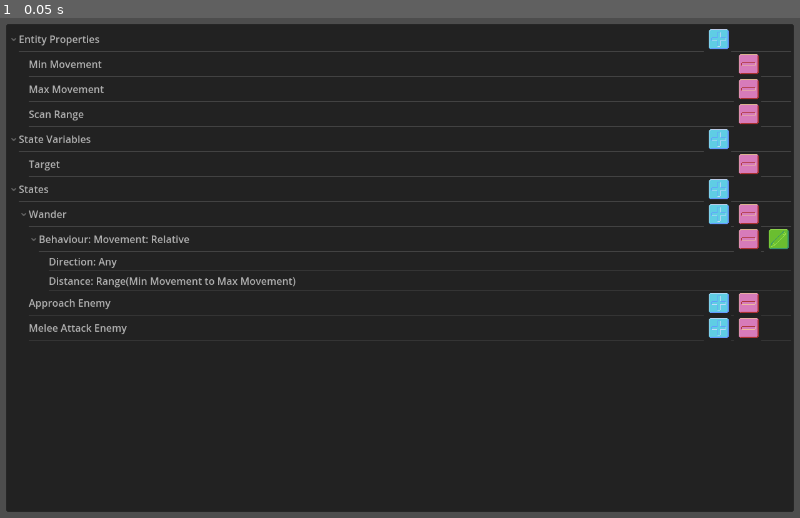
Above: before the commit, frame 1.
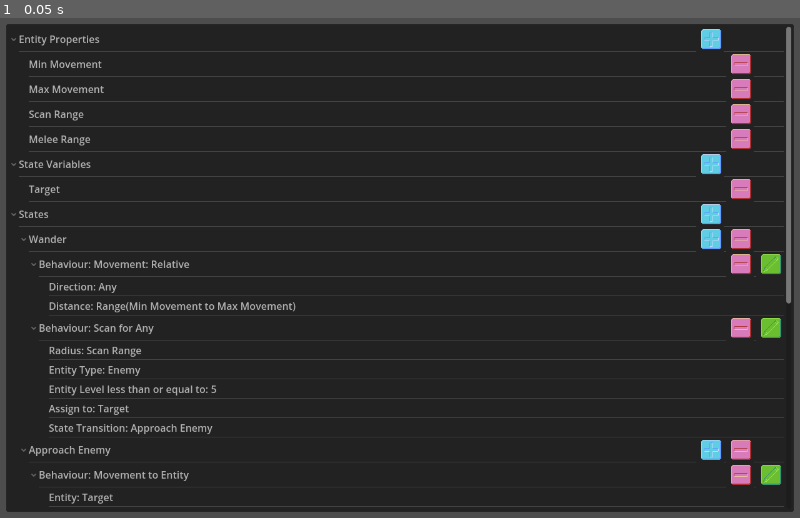
Above: after the commit, the same moment.

Repository: MichaelReel/GuiBotCoder
Game: Godot game, scene res://gui/code_gui.tscn
The game is run twice, just before and just after one commit, with the same random seed, the same clock (stepped at 60 frames per second) and the same inputs. The project has no main scene, so this scene is started directly.
Inputs:
- Up to frame 1 (0.05 s): no input

The runs differ from the first frame. In frame 1, 6.1% of the frame differs, in the area x 1-99%, y 1-98%.

Commit message:
Sample GUI now (mostly) follows readme sample

Diff:
--- a/data/io/entity_io.gd
+++ b/data/io/entity_io.gd
@@ -16,5 +16,5 @@
 	var entity_as_dict: Dictionary = schemas.AIEntitySchema.to_dict(entity)
 	return JSON.stringify(entity_as_dict, "  ")
 
-func deserialize_entity(json: String) -> AIEntity:
+func deserialize_entity(_json: String) -> AIEntity:
 	return AIEntity.new()
--- a/gui/instruction_gui.gd
+++ b/gui/instruction_gui.gd
@@ -52,6 +52,7 @@
 	_add_property(_properties_gui, "Min Movement")
 	_add_property(_properties_gui, "Max Movement")
 	_add_property(_properties_gui, "Scan Range")
+	_add_property(_properties_gui, "Melee Range")
 
 	# Add sample variables
 	_add_variable(_variables_gui, "Target")
@@ -62,7 +63,16 @@
 	var melee_attack_enemy_state: TreeItem = _add_state(_states_gui, "Melee Attack Enemy")
 
 	# Add sample behaviours
-	var wander_movement_behaviour: TreeItem = _add_movement_relative_behaviour(wander_state, "Any", "Min Movement", "Max Movement")
+	var _wander_movement_behaviour: TreeItem = _add_movement_relative_behaviour(wander_state, "Any", "Min Movement", "Max Movement")
+	var _wander_scan_behaviour: TreeItem = _add_scanning_area_le_level_behaviour(wander_state, "Scan Range", "Enemy", 5, "Target", "Approach Enemy")
+
+	var _approach_movement_behaviour: TreeItem = _add_movement_to_entity_behaviour(approach_enemy_state, "Target", "Max Movement")
+	var _approach_scan_le_behavour: TreeItem = _add_scanning_entity_distance_le_behaviour(approach_enemy_state, "Target", "Melee Range", "Melee Attack Enemy")
+	var _approach_scan_gt_behavour: TreeItem = _add_scanning_entity_distance_gt_behaviour(approach_enemy_state, "Target", "Scan Range", "Wander")
+
+	var _melee_movement_behaviour: TreeItem = _add_movement_stop_behaviour(melee_attack_enemy_state)
+	var _melee_scan_gt_behaviour: TreeItem = _add_scanning_entity_distance_gt_behaviour(melee_attack_enemy_state, "Target", "Melee Range", "Approach Enemy")
+	var _melee_attack_behaviour: TreeItem = _add_entity_melee_attack_behaviour(melee_attack_enemy_state, "Target")
 
 	# TODO: Create the GUI to back the datastructure (rather than the other way around)
 
@@ -143,16 +153,105 @@
 	behaviour.add_button(Column.REMOVE_BUTTON, minus_button_texture2d, EditType.REMOVE_BEHAVIOUR, false, "Remove Behaviour")
 	behaviour.add_button(Column.EDIT_BUTTON, modify_button_texture2d, EditType.EDIT_BEHAVIOUR, false, "Edit Behaviour")
 
-
 	var direction_argument: TreeItem = create_item(behaviour)
 	direction_argument.set_text(Column.TITLE, "Direction: " + direction)
-	var distance_argument: TreeItem = create_item(behaviour)
-	distance_argument.set_text(Column.TITLE, "Distance: Range(" + min_property + " to " + max_property + ")")
-
-	return behaviour
-
-
-func _on_button_clicked(item: TreeItem, _column: int, id: int, _mouse_button_index: int) -> void:
+	var distance_range_argument: TreeItem = create_item(behaviour)
+	distance_range_argument.set_text(Column.TITLE, "Distance: Range(" + min_property + " to " + max_property + ")")
+
+	return behaviour
+
+
+func _add_scanning_area_le_level_behaviour(
+	state: TreeItem,
+	radius_property: String,
+	entity_type: String,
+	less_or_equal_level: int,
+	assign_variable: String,
+	next_state: String
+) -> TreeItem:
+	var behaviour: TreeItem = create_item(state)
+	behaviour.set_text(Column.TITLE, "Behaviour: Scan for Any")
+	behaviour.add_button(Column.REMOVE_BUTTON, minus_button_texture2d, EditType.REMOVE_BEHAVIOUR, false, "Remove Behaviour")
+	behaviour.add_button(Column.EDIT_BUTTON, modify_button_texture2d, EditType.EDIT_BEHAVIOUR, false, "Edit Behaviour")
+
+	var radius_property_argument: TreeItem = create_item(behaviour)
+	radius_property_argument.set_text(Column.TITLE, "Radius: " + radius_property)
+	var entity_type_argument: TreeItem = create_item(behaviour)
+	entity_type_argument.set_text(Column.TITLE, "Entity Type: " + entity_type)
+	var entity_le_level_argument: TreeItem = create_item(behaviour)
+	entity_le_level_argument.set_text(Column.TITLE, "Entity Level less than or equal to: " + str(less_or_equal_level))
+	var assign_to_variable_argument: TreeItem = create_item(behaviour)
+	assign_to_variable_argument.set_text(Column.TITLE, "Assign to: " + assign_variable)
+	var state_transition_argument: TreeItem = create_item(behaviour)
+	state_transition_argument.set_text(Column.TITLE, "State Transition: " + next_state)
+
+	return behaviour
+
+
+func _add_movement_to_entity_behaviour(state: TreeItem, entity_variable: String, velocity_property: String) -> TreeItem:
+	var behaviour: TreeItem = create_item(state)
+	behaviour.set_text(Column.TITLE, "Behaviour: Movement to Entity")
+	behaviour.add_button(Column.REMOVE_BUTTON, minus_button_texture2d, EditType.REMOVE_BEHAVIOUR, false, "Remove Behaviour")
+	behaviour.add_button(Column.EDIT_BUTTON, modify_button_texture2d, EditType.EDIT_BEHAVIOUR, false, "Edit Behaviour")
+
+	var entity_variable_argument: TreeItem = create_item(behaviour)
+	entity_variable_argument.set_text(Column.TITLE, "Entity: " + entity_variable)
+	var velocity_property_argument: TreeItem = create_item(behaviour)
+	velocity_property_argument.set_text(Column.TITLE, "Velocity: " + velocity_property)
+
+	return behaviour
+
+
+func _add_scanning_entity_distance_le_behaviour(state: TreeItem, entity_variable: String, range_property: String, next_state: String) -> TreeItem:
+	var behaviour: TreeItem = create_item(state)
+	behaviour.set_text(Column.TITLE, "Behaviour: Scan for Entity")
+	behaviour.add_button(Column.REMOVE_BUTTON, minus_button_texture2d, EditType.REMOVE_BEHAVIOUR, false, "Remove Behaviour")
+	behaviour.add_button(Column.EDIT_BUTTON, modify_button_texture2d, EditType.EDIT_BEHAVIOUR, false, "Edit Behaviour")
+
+	var entity_variable_argument: TreeItem = create_item(behaviour)
+	entity_variable_argument.set_text(Column.TITLE, "Entity: " + entity_variable)
+	var range_property_argument: TreeItem = create_item(behaviour)
+	range_property_argument.set_text(Column.TITLE, "Distance to Entity less than or equal to: " + range_property)
+	var state_transition_argument: TreeItem = create_item(behaviour)
+	state_transition_argument.set_text(Column.TITLE, "State Transition: " + next_state)
+
+	return behaviour
+
+func _add_scanning_entity_distance_gt_behaviour(state: TreeItem, entity_variable: String, range_property: String, next_state: String) -> TreeItem:
+	var behaviour: TreeItem = create_item(state)
+	behaviour.set_text(Column.TITLE, "Behaviour: Scan for Entity")
+	behaviour.add_button(Column.REMOVE_BUTTON, minus_button_texture2d, EditType.REMOVE_BEHAVIOUR, false, "Remove Behaviour")
+	behaviour.add_button(Column.EDIT_BUTTON, modify_button_texture2d, EditType.EDIT_BEHAVIOUR, false, "Edit Behaviour")
+
+	var entity_variable_argument: TreeItem = create_item(behaviour)
+	entity_variable_argument.set_text(Column.TITLE, "Entity: " + entity_variable)
+	var range_property_argument: TreeItem = create_item(behaviour)
+	range_property_argument.set_text(Column.TITLE, "Distance to Entity greater than: " + range_property)
+	var state_transition_argument: TreeItem = create_item(behaviour)
+	state_transition_argument.set_text(Column.TITLE, "State Transition: " + next_state)
+
+	return behaviour
+
+func _add_movement_stop_behaviour(state: TreeItem) -> TreeItem:
+	var behaviour: TreeItem = create_item(state)
+	behaviour.set_text(Column.TITLE, "Behaviour: Movement: Stop")
+	behaviour.add_button(Column.REMOVE_BUTTON, minus_button_texture2d, EditType.REMOVE_BEHAVIOUR, false, "Remove Behaviour")
+
+	return behaviour
+
+func _add_entity_melee_attack_behaviour(state: TreeItem, entity_variable: String) -> TreeItem:
+	var behaviour: TreeItem = create_item(state)
+	behaviour.set_text(Column.TITLE, "Behaviour: Attack Entity")
+	behaviour.add_button(Column.REMOVE_BUTTON, minus_button_texture2d, EditType.REMOVE_BEHAVIOUR, false, "Remove Behaviour")
+	behaviour.add_button(Column.EDIT_BUTTON, modify_button_texture2d, EditType.EDIT_BEHAVIOUR, false, "Edit Behaviour")
+
+	var entity_variable_argument: TreeItem = create_item(behaviour)
+	entity_variable_argument.set_text(Column.TITLE, "Entity: " + entity_variable)
+
+	return behaviour
+
+
+func _on_button_clicked(_item: TreeItem, _column: int, id: int, _mouse_button_index: int) -> void:
 	match id:
 		EditType.ADD_PROPERTY:
 			print("add property")
--- a/test_ai_entity.json
+++ b/test_ai_entity.json
@@ -9,6 +9,9 @@
     },
     {
       "property_name": "Scan Range"
+    },
+    {
+      "property_name": "Melee Range"
     }
   ],
   "states": [
Not shown, changed: README.md
